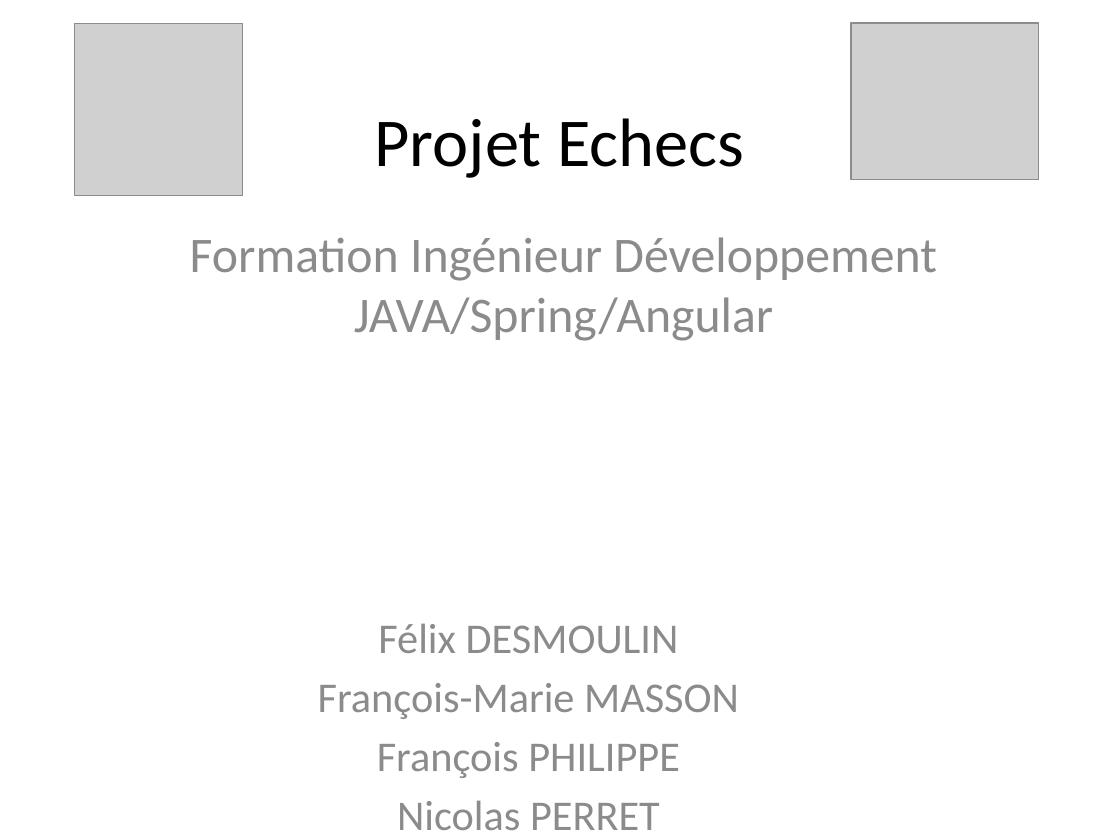
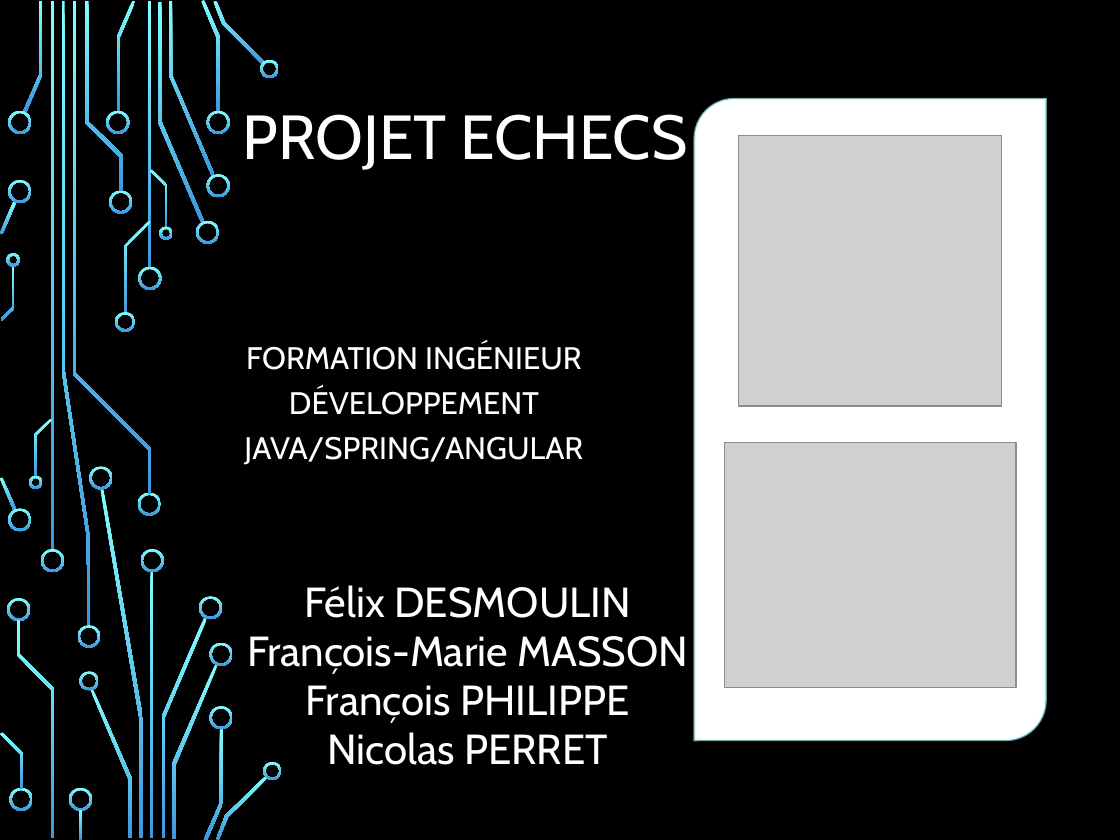
Before and after one commit to NicoPerret/projet-echec, a slide deck: slide 1 of Diapo présentation projet.pptx. Drawn at 1120x840 pixels with LibreOffice and Linux fonts; fonts in the diff are those of the drawing; grey boxes stand for pictures; background and template pictures are left out. Boxes give left, top, right and bottom in pixels: in the first picture for what was removed or moved away, otherwise in the second. Text is boxed around its words. In the diff, an @@ line names an element or a change of style, - is before the commit and + after.

```diff
--- a/Diapo présentation projet.pptx
+++ b/Diapo présentation projet.pptx
@@ background #FFFFFF to picture (left out) @@
@@ title "PROJET ECHECS" at (x1=243, y1=114, x2=688, y2=170): vertical alignment middle to bottom @@
@@ title at (x1=243, y1=114, x2=688, y2=170): text changed; size 44 to 40 pt; font Calibri to Cabin; text colour #000000 to #FFFFFF @@
-Projet Echecs
+PROJET ECHECS
@@ round diag rect added at (x1=694, y1=99, x2=1045, y2=739), fill #FFFFFF, outline #B4FFFF 1.5 pt @@
@@ picture resized from (x1=75, y1=24, x2=243, y2=196) to (x1=739, y1=136, x2=1001, y2=405) @@
@@ subtitle at (x1=244, y1=343, x2=583, y2=465): text changed; size 32 to 20 pt; font Calibri to Cabin; text colour #8C8C8C to #FFFFFF @@
-Formation Ingénieur Développement JAVA/Spring/Angular
+FORMATION INGÉNIEUR DÉVELOPPEMENT JAVA/SPRING/ANGULAR
@@ picture resized from (x1=851, y1=24, x2=1038, y2=180) to (x1=725, y1=442, x2=1017, y2=687) @@
@@ text "Félix DESMOULIN" moved from (x1=318, y1=623, x2=739, y2=830) to (x1=247, y1=585, x2=688, y2=765) @@
@@ text "Félix DESMOULIN" at (x1=247, y1=585, x2=688, y2=765): size 27.2 to 27 pt, font Calibri to Cabin, text colour #8C8C8C to #FFFFFF; line spacing 1 to 0.8 @@
@@ group added at (x1=0, y1=0, x2=282, y2=840): 50 freeform shapes, 4 rectangles @@
```
Also in this commit, not shown: 4 other slides changed, 10 slides added, 2 slides removed.
